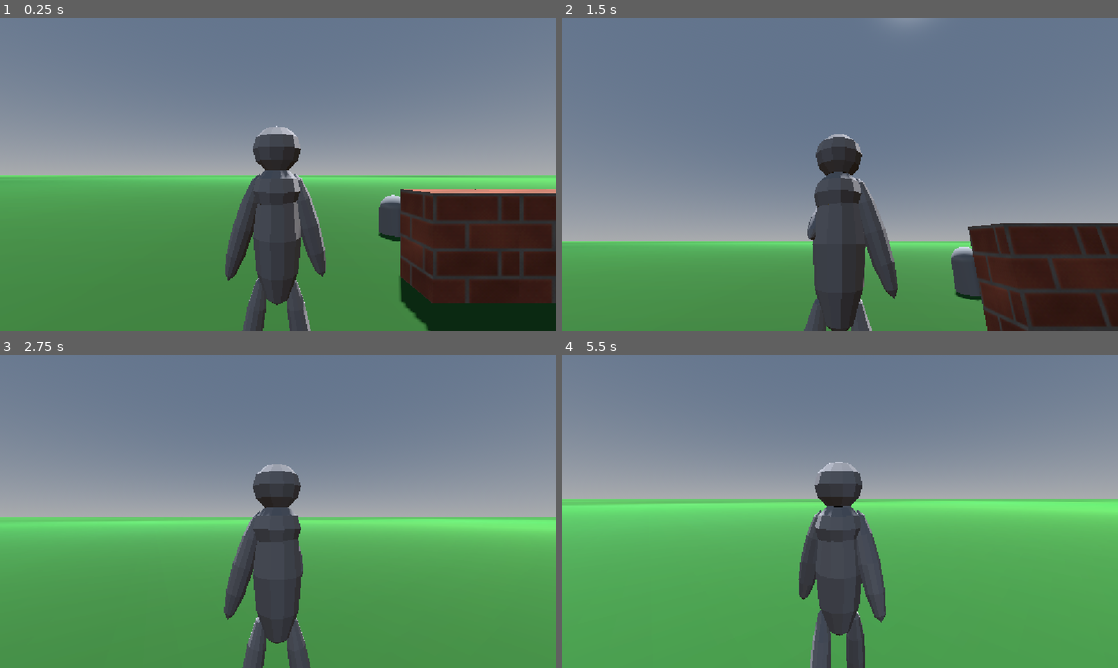
Above: before the commit, frames 1-4 (two rows, left to right).
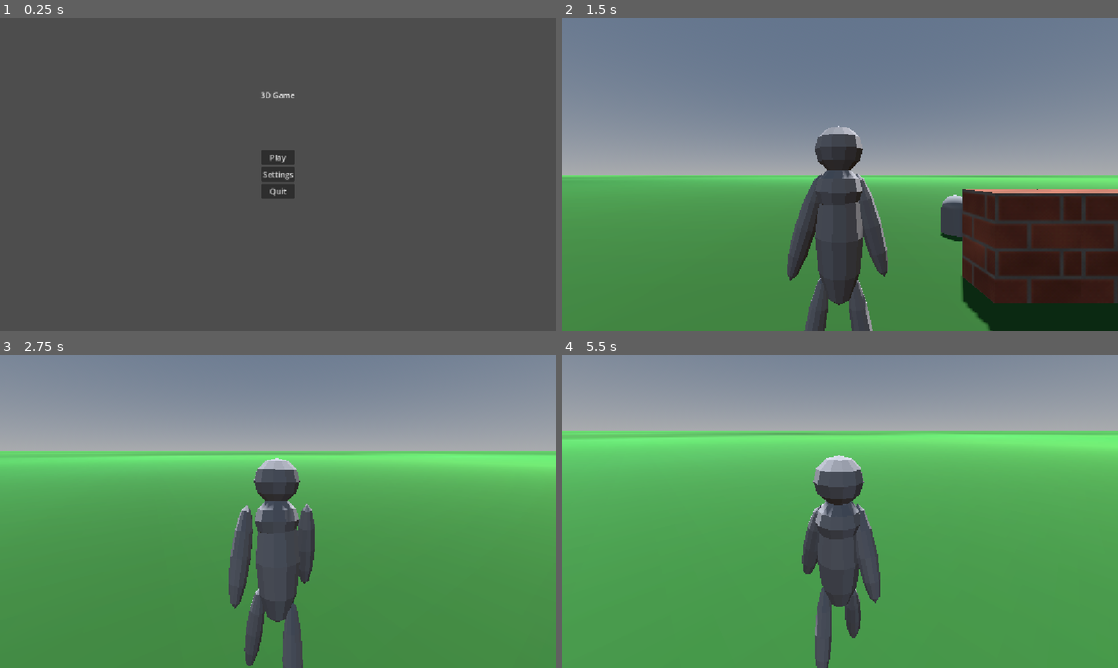
Above: after the commit, the same moments.

Repository: AttilaB-7299/3d-game
Game: Godot game, scene res://UI/Menu/main_menu.tscn
Same seed, same stepped clock (60 frames per second), same inputs: the game is played once before the commit and once after it. Before the commit the project starts from res://Scenes/world.tscn.
Inputs (mouse positions are in pixels of both pictures, inside the frame that each line leads up to):
- Up to frame 1 (0.25 s): no input
- Up to frame 2 (1.5 s): click (840, 174) at 0.5 s, where only the run after the commit has a clickable "Settings"; click (840, 158) at 1.25 s, where only the run after the commit has a clickable "Play"
- Up to frame 3 (2.75 s): tap Enter at 2 s; move the mouse to (305, 511) at 2.02 s; hold W (move forward) from 2.03 s (still down); hold Shift (sprint) from 2.03 s (still down); click (305, 511) at 2.17 s; tap Space (jump) at 2.27 s
- Up to frame 4 (5.5 s): keep holding W (move forward); move the mouse to (812, 511) at 2.77 s; release Shift (sprint) at 2.78 s; click (812, 511) at 2.85 s; tap Space (jump) at 3.02, 4.52, 5.27 s; tap Shift (sprint) at 3.05, 4.55 s; move the mouse to (851, 505) at 3.52 s; hold Shift (sprint) 3.53-4.28 s; move the mouse to (834, 517) at 4.27 s; tap F at 4.35 s; click (834, 517) at 4.42 s; move the mouse to (878, 514) at 5.02 s; hold Shift (sprint) from 5.03 s (still down); tap P at 5.1 s

The runs differ from the first frame. In frame 1, 95% of the frame differs, in the area x 0-100%, y 0-100%; in frame 2, 40%; in frame 3, 47%; in frame 4, 49%.

Commit message:
VERY basic main menu
oh yeah

Diff:
--- a/Models/Player/player.gd
+++ b/Models/Player/player.gd
@@ -41,10 +41,21 @@
 	handleAttack()
 	handleMovement()
 	handleJump()
-	if Input.is_action_just_pressed("reload"):
-		get_tree().reload_current_scene()
 	if Input.is_action_just_pressed("quit"):
 		get_tree().quit()
+	# Get the input direction and handle the movement/deceleration.
+	#var input_dir := Input.get_vector("move left", "move right", "move forward", "move back")
+	#var direction := (transform.basis * Vector3(input_dir.x, 0, input_dir.y)).normalized()
+	#if direction:
+		#moving = true
+		#if (!hitting && !running):
+			#blockbench_export._playAnim("walk")
+		#velocity.x = direction.x * SPEED * sprintSpeed
+		#velocity.z = direction.z * SPEED * sprintSpeed
+	#else:
+		#moving = false
+		#velocity.x = move_toward(velocity.x, 0, SPEED)
+		#velocity.z = move_toward(velocity.z, 0, SPEED)
 
 	move_and_slide()
 
@@ -97,7 +108,7 @@
 		moving = true
 		if (!hitting && !running):
 			blockbench_export._playAnim("walk")
-		elif (running && !hitting):
+		elif (running):
 			blockbench_export._playAnim("run")
 		velocity.x = direction.x * SPEED * sprintSpeed
 		velocity.z = direction.z * SPEED * sprintSpeed
@@ -107,7 +118,7 @@
 		velocity.z = move_toward(velocity.z, 0, SPEED)
 	if Input.is_action_pressed("sprint") and is_on_floor():
 		running = true
-		sprintSpeed = 2.25
+		sprintSpeed = 1.75
 	if Input.is_action_just_released("sprint"):
 		running = false
 		if (moving):
--- /dev/null
+++ b/UI/Menu/main_menu.gd
@@ -0,0 +1,13 @@
+extends Control
+
+func _ready() -> void:
+	pass
+
+
+# Called every frame. 'delta' is the elapsed time since the previous frame.
+func _process(delta: float) -> void:
+	pass
+
+
+func _on_button_pressed() -> void:
+	get_tree().change_scene_to_file("res://Scenes/world.tscn")
--- /dev/null
+++ b/UI/Menu/main_menu.tscn
@@ -0,0 +1,45 @@
+[gd_scene format=3 uid="uid://bl8own3rfaph"]
+
+[ext_resource type="Script" uid="uid://vsj0dbf5lm6a" path="res://UI/Menu/main_menu.gd" id="1_o5at2"]
+
+[node name="MainMenu" type="Control" unique_id=1939962762]
+layout_mode = 3
+anchors_preset = 15
+anchor_right = 1.0
+anchor_bottom = 1.0
+grow_horizontal = 2
+grow_vertical = 2
+script = ExtResource("1_o5at2")
+
+[node name="Label" type="Label" parent="." unique_id=1317728480]
+layout_mode = 0
+offset_left = 540.0
+offset_top = 148.0
+offset_right = 611.0
+offset_bottom = 181.0
+text = "3D Game"
+
+[node name="CenterContainer" type="CenterContainer" parent="." unique_id=1088010155]
+layout_mode = 1
+anchors_preset = 15
+anchor_right = 1.0
+anchor_bottom = 1.0
+grow_horizontal = 2
+grow_vertical = 2
+
+[node name="VBoxContainer" type="VBoxContainer" parent="CenterContainer" unique_id=1904321200]
+layout_mode = 2
+
+[node name="Button" type="Button" parent="CenterContainer/VBoxContainer" unique_id=681977612]
+layout_mode = 2
+text = "Play"
+
+[node name="Button2" type="Button" parent="CenterContainer/VBoxContainer" unique_id=381418302]
+layout_mode = 2
+text = "Settings"
+
+[node name="Button3" type="Button" parent="CenterContainer/VBoxContainer" unique_id=490802239]
+layout_mode = 2
+text = "Quit"
+
+[connection signal="pressed" from="CenterContainer/VBoxContainer/Button" to="." method="_on_button_pressed"]
--- a/project.godot
+++ b/project.godot
@@ -11,7 +11,7 @@
 [application]
 
 config/name="3D Game Project"
-run/main_scene="uid://8a0lwxapeqbc"
+run/main_scene="uid://bl8own3rfaph"
 config/features=PackedStringArray("4.7", "Forward Plus")
 config/icon="res://imported/icon.svg"
 
@@ -127,11 +127,6 @@
 "events": [Object(InputEventKey,"resource_local_to_scene":false,"resource_name":"","device":-1,"window_id":0,"alt_press …(191 unchanged characters)…
 ]
 }
-reload={
-"deadzone": 0.2,
-"events": [Object(InputEventKey,"resource_local_to_scene":false,"resource_name":"","device":-1,"window_id":0,"alt_pressed":false,"shift_pressed":false,"ctrl_pressed":false,"meta_pressed":false,"pressed":false,"keycode":0,"physical_keycode":82,"key_label":0,"unicode":114,"location":0,"echo":false,"script":null)
-]
-}
 
 [physics]
 
Not shown, added: UI/Menu/main_menu.gd.uid
